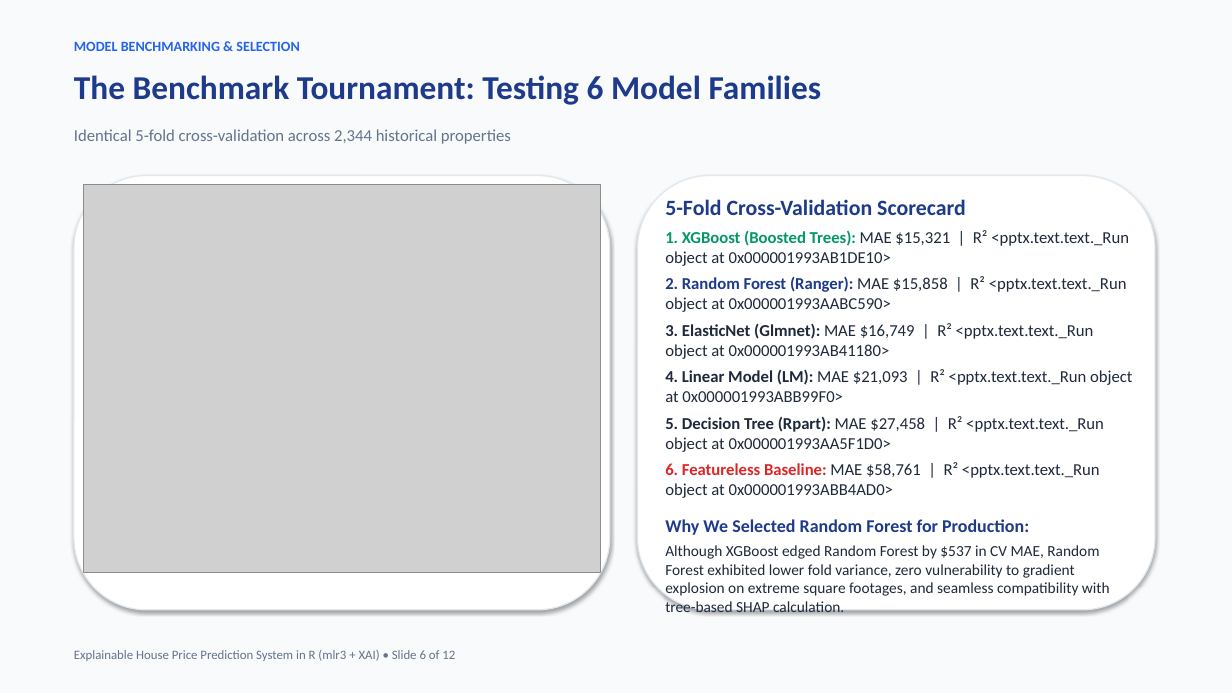
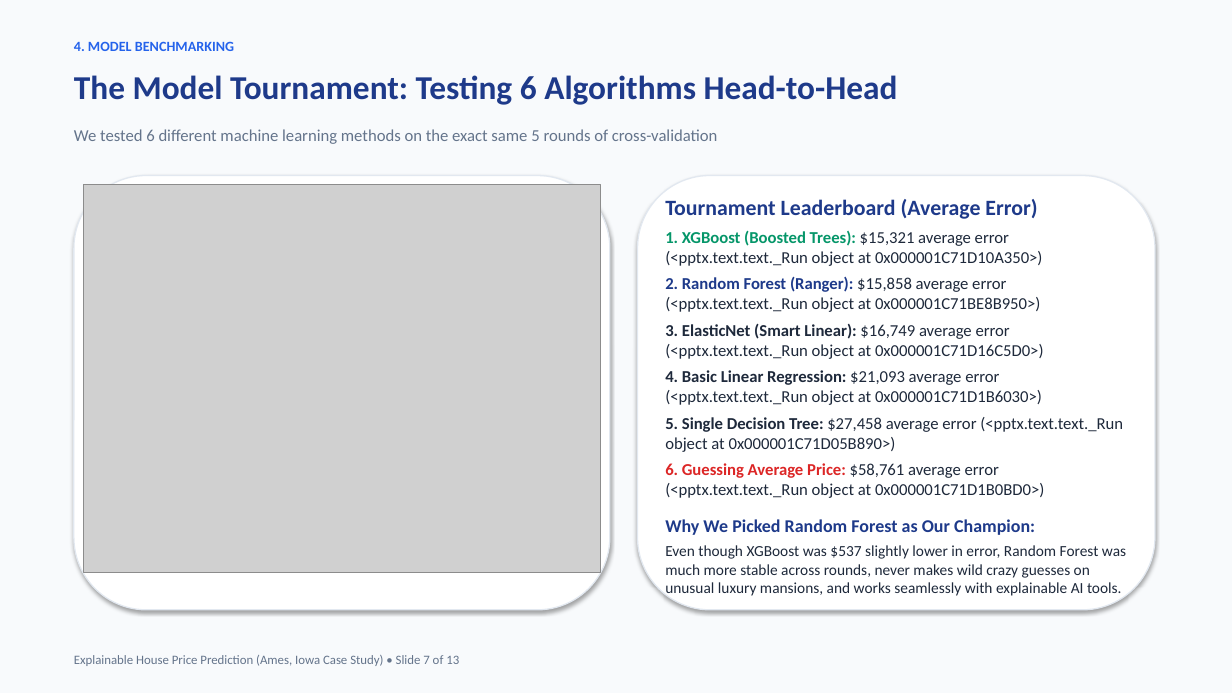
Before and after one commit to RohithBheemini/IDS-R-Project-mlr3-XAI, a slide deck: slide 7 of reports/Explainable_House_Price_Prediction_Presentation.pptx (slide 6 before the commit). Drawn at 1232x693 pixels with LibreOffice and Linux fonts; fonts in the diff are those of the drawing; grey boxes stand for pictures. Boxes give left, top, right and bottom in pixels: in the first picture for what was removed or moved away, otherwise in the second. Text is boxed around its words. In the diff, an @@ line names an element or a change of style, - is before the commit and + after.

```diff
--- a/reports/Explainable_House_Price_Prediction_Presentation.pptx
+++ b/reports/Explainable_House_Price_Prediction_Presentation.pptx
@@ text at <box>74,41,234,51</box>: text changed @@
-MODEL BENCHMARKING & SELECTION
+4. MODEL BENCHMARKING
@@ text at <box>74,75,898,105</box>: text changed @@
-The Benchmark Tournament: Testing 6 Model Families
+The Model Tournament: Testing 6 Algorithms Head-to-Head
@@ text at <box>74,129,718,144</box>: text changed @@
-Identical 5-fold cross-validation across 2,344 historical properties
+We tested 6 different machine learning methods on the exact same 5 rounds of cross-validation
@@ text at <box>665,199,1126,598</box>: text changed @@
-5-Fold Cross-Validation Scorecard
-1. XGBoost (Boosted Trees): MAE $15,321 | R² <pptx.text.text._Run object at 0x000001993AB1DE10>
-2. Random Forest (Ranger): MAE $15,858 | R² <pptx.text.text._Run object at 0x000001993AABC590>
-3. ElasticNet (Glmnet): MAE $16,749 | R² <pptx.text.text._Run object at 0x000001993AB41180>
-4. Linear Model (LM): MAE $21,093 | R² <pptx.text.text._Run object at 0x000001993ABB99F0>
-5. Decision Tree (Rpart): MAE $27,458 | R² <pptx.text.text._Run object at 0x000001993AA5F1D0>
-6. Featureless Baseline: MAE $58,761 | R² <pptx.text.text._Run object at 0x000001993ABB4AD0>
-Why We Selected Random Forest for Production:
-Although XGBoost edged Random Forest by $537 in CV MAE, Random Forest exhibited lower fold variance, zero vulnerability to gradient explosion on extreme square footages, and seamless compatibility with tree-based SHAP calculation.
+Tournament Leaderboard (Average Error)
+1. XGBoost (Boosted Trees): $15,321 average error (<pptx.text.text._Run object at 0x000001C71D10A350>)
+2. Random Forest (Ranger): $15,858 average error (<pptx.text.text._Run object at 0x000001C71BE8B950>)
+3. ElasticNet (Smart Linear): $16,749 average error (<pptx.text.text._Run object at 0x000001C71D16C5D0>)
+4. Basic Linear Regression: $21,093 average error (<pptx.text.text._Run object at 0x000001C71D1B6030>)
+5. Single Decision Tree: $27,458 average error (<pptx.text.text._Run object at 0x000001C71D05B890>)
+6. Guessing Average Price: $58,761 average error (<pptx.text.text._Run object at 0x000001C71D1B0BD0>)
+Why We Picked Random Forest as Our Champion:
+Even though XGBoost was $537 slightly lower in error, Random Forest was much more stable across rounds, never makes wild crazy guesses on unusual luxury mansions, and works seamlessly with explainable AI tools.
@@ text at <box>74,655,459,666</box>: text changed @@
-Explainable House Price Prediction System in R (mlr3 + XAI) • Slide 6 of 12
+Explainable House Price Prediction (Ames, Iowa Case Study) • Slide 7 of 13
```
Also in this commit, not shown: 5 other slides changed, 7 slides added, 6 slides removed, 3 other files.
